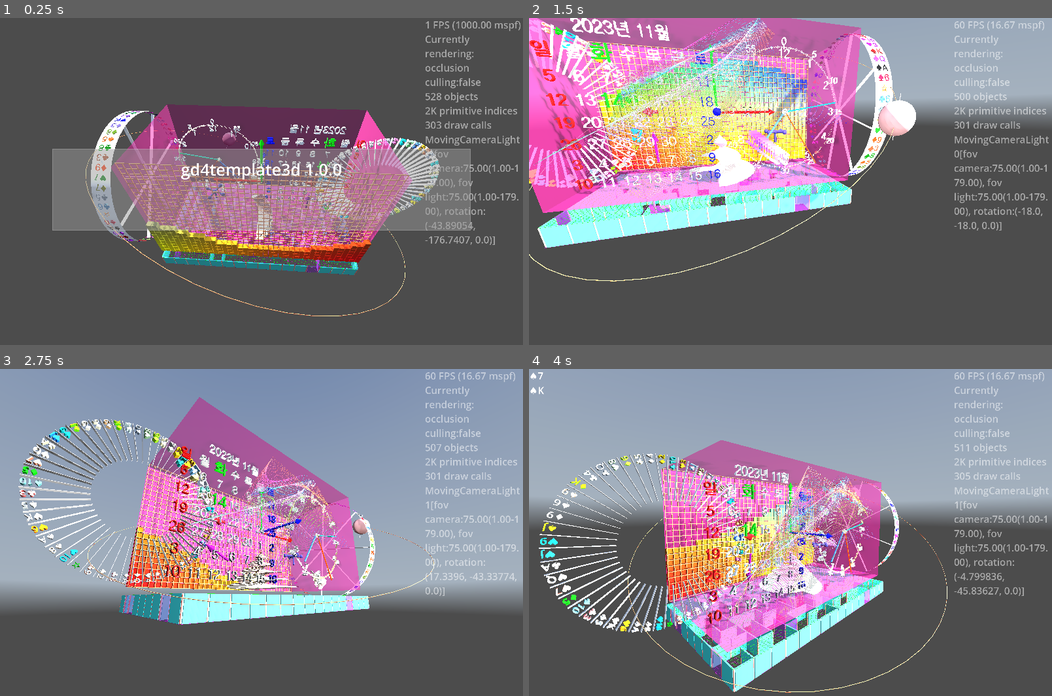
Above: before the commit, frames 1-4 (two rows, left to right).
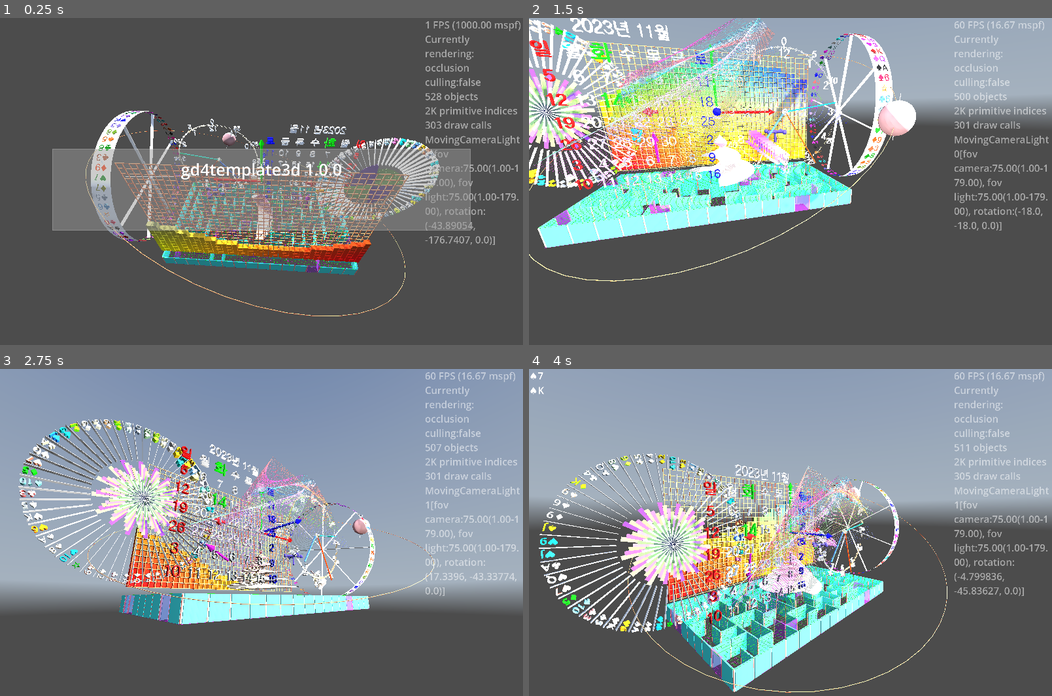
Above: after the commit, the same moments.

Repository: kasworld/gd4template3d
Game: Godot game, scene res://main.tscn
Same seed, same stepped clock (60 frames per second), same inputs: the game is played once before the commit and once after it. A sky picture missing from this copy of the repository is replaced by a grey-blue gradient.
Inputs (mouse positions are in pixels of both pictures, inside the frame that each line leads up to):
- Up to frame 1 (0.25 s): no input
- Up to frame 2 (1.5 s): tap Enter at 0.5 s; move the mouse to (905, 165) at 0.52 s; hold Right 0.53-1.28 s; tap Q at 0.6 s; click (905, 165) at 0.67 s; move the mouse to (685, 197) at 1.27 s; hold Down from 1.28 s (still down); tap E at 1.35 s
- Up to frame 3 (2.75 s): move the mouse to (313, 460) at 2.02 s; release Down at 2.03 s; hold Right from 2.03 s (still down); tap Enter at 2.1 s
- Up to frame 4 (4 s): move the mouse to (764, 597) at 2.77 s; release Right at 2.78 s; hold Up 2.78-3.53 s; tap Q at 2.85 s; click (764, 597) at 2.92 s; move the mouse to (947, 581) at 3.52 s; hold Left from 3.53 s (still down); tap E at 3.6 s

The runs differ from the first frame. In frame 1, 12% of the frame differs, in the area x 21-79%, y 26-75%; in frame 2, 18%, in the area x 0-64%, y 0-60%; in frame 3, 12%; in frame 4, 13%.

Commit message:
fix Roulette BarTree

Diff:
--- a/main.tscn
+++ b/main.tscn
@@ -81,6 +81,7 @@
 autowrap_mode = 3
 
 [node name="WallBox" type="MeshInstance3D" parent="."]
+visible = false
 mesh = SubResource("BoxMesh_ig7tw")
 
 [node name="TimedMessage" parent="." instance=ExtResource("5_lquwl")]
--- a/roulette/roulette.gd
+++ b/roulette/roulette.gd
@@ -35,14 +35,15 @@
 	$"Wheel/ValveHandle".init(반지름*0.1, 반지름*0.1, 4, Color.WHITE)
 	$"Wheel/ValveHandle".rotation.x = PI/2
 
-	$"Wheel/BarTree2".init_bar_with_color(Color.BLACK, Color.WHITE, 256).init_bar_transform(반지름*0.5, 깊이, 반지름*0.05, 0)
+	var count := color_text_info_list.size()
+	$"Wheel/BarTree2".init_bar_with_color(Color.BLACK, Color.WHITE, count).init_bar_transform(반지름, 깊이, 반지름*0.05, 0)
 	$"Wheel/BarTree2".position.z = 깊이/2
 	$"Wheel/BarTree2".rotation.x = PI/2
 
-	$"Wheel/BarTree3".init_bar_with_color(Color.BLACK, Color.WHITE, 256).init_bar_transform(반지름*0.5, 깊이, 반지름*0.05, 0)
+	$"Wheel/BarTree3".init_bar_with_color(Color.BLACK, Color.WHITE, count).init_bar_transform(반지름, 깊이, 반지름*0.05, 0)
 	$"Wheel/BarTree3".position.z = 깊이/2
 	$"Wheel/BarTree3".rotation.x = PI/2
-	$"Wheel/BarTree3".rotation.z = PI/2
+	$"Wheel/BarTree3".rotate(Vector3.FORWARD, PI/2)
 
 	$화살표.set_size(반지름/5,깊이/2, 깊이*1.5,0.5)
 
--- a/roulette/roulette.tscn
+++ b/roulette/roulette.tscn
@@ -10,6 +10,12 @@
 
 [sub_resource type="CylinderMesh" id="CylinderMesh_cdnmj"]
 material = SubResource("StandardMaterial3D_wjn2p")
+
+[sub_resource type="MultiMesh" id="MultiMesh_wjn2p"]
+resource_local_to_scene = true
+
+[sub_resource type="MultiMesh" id="MultiMesh_cdnmj"]
+resource_local_to_scene = true
 
 [node name="Roulette" type="Node3D"]
 script = ExtResource("1_7pkjq")
@@ -33,7 +39,7 @@
 visible = false
 
 [node name="BarTree2" parent="Wheel" instance=ExtResource("3_phm1c")]
-visible = false
+multimesh = SubResource("MultiMesh_wjn2p")
 
 [node name="BarTree3" parent="Wheel" instance=ExtResource("3_phm1c")]
-visible = false
+multimesh = SubResource("MultiMesh_cdnmj")
Not shown: 1 places in roulette/roulette.tscn that only renumber resources
